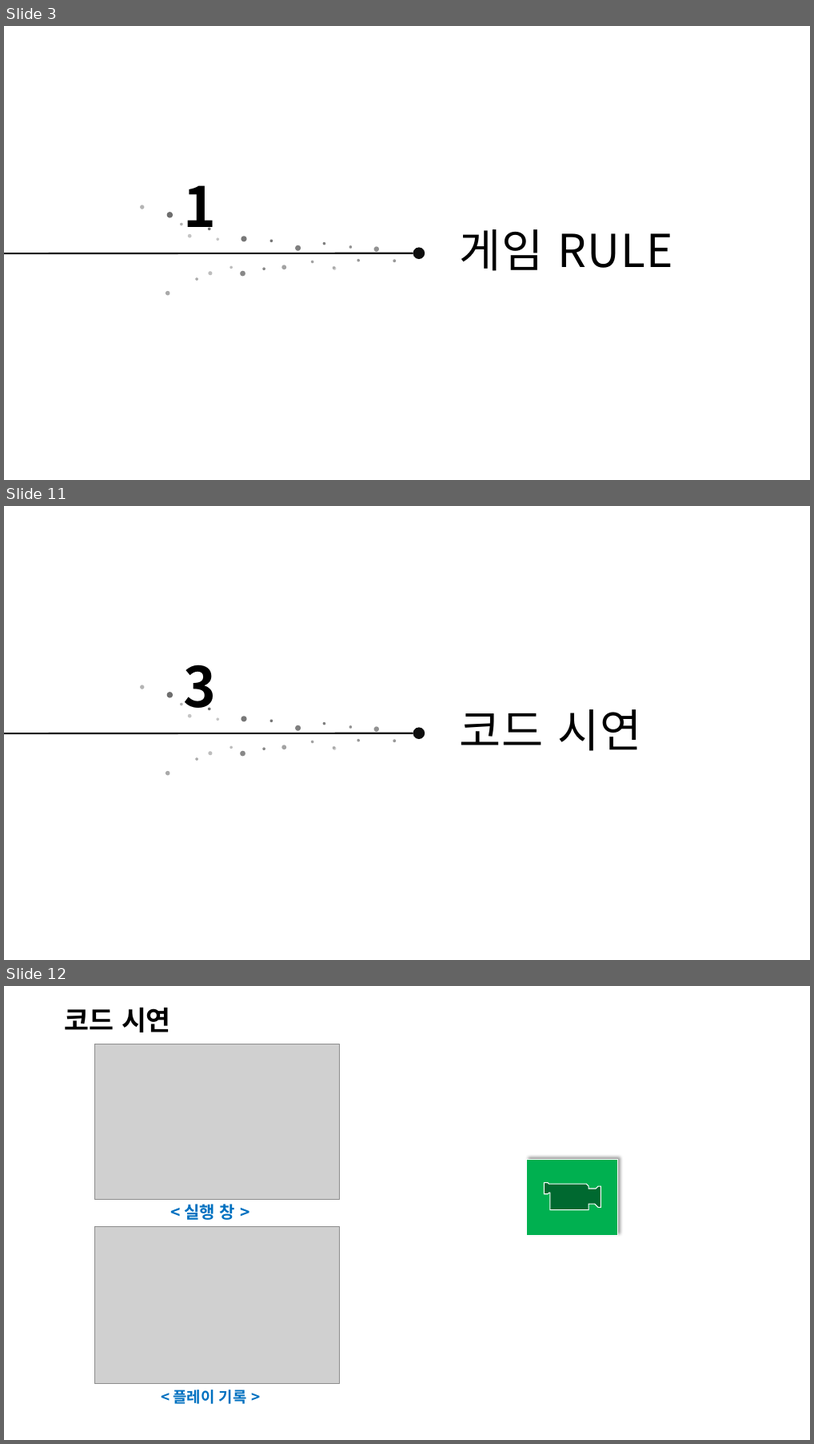
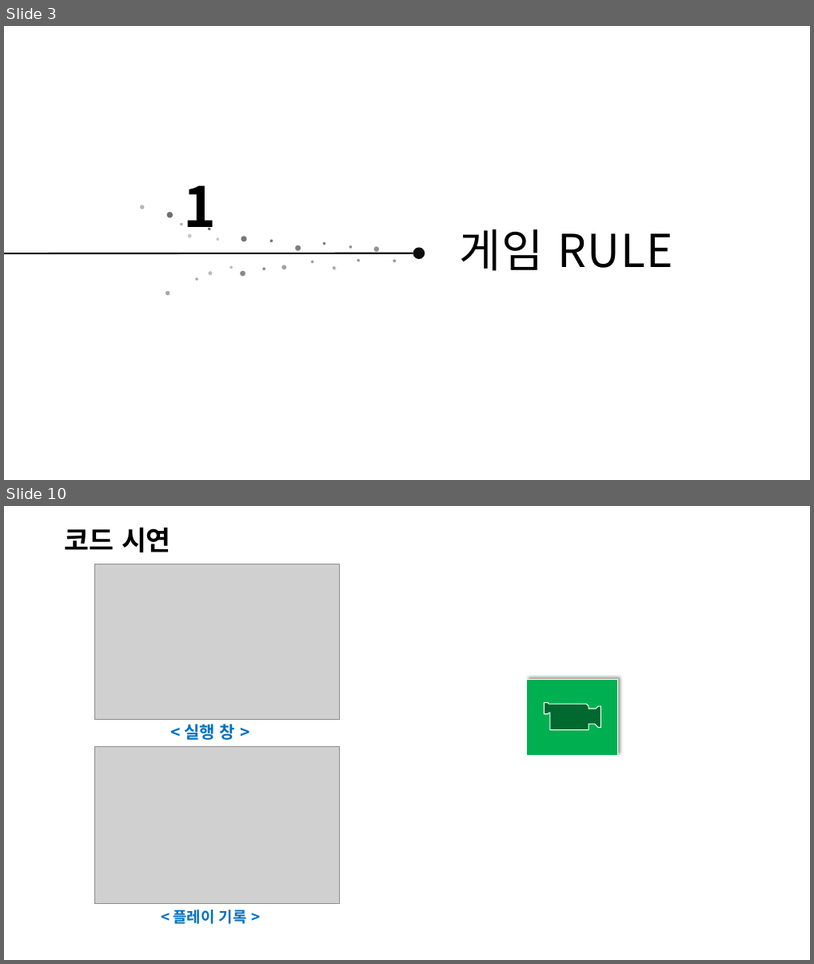
Before and after one commit to aldzl923/C-, a slide deck: Sudoku/C++_프로젝트_스도쿠게임.pptx. Shown one above the other, each under a label of ours: slides 3, 11 and 12 before the commit, slides 3 and 10 after it; the slides between them are not shown. The pictures are 814x1444 and 814x964 pixels, drawn with LibreOffice and Linux fonts; fonts in the diff are those of the drawing; grey boxes stand for pictures; background and template pictures are left out. Boxes give left, top, right and bottom in pixels: in the first picture for what was removed or moved away, otherwise in the second. Text is boxed around its words. In the diff, an @@ line names an element or a change of style, - is before the commit and + after.

```diff
--- a/Sudoku/C++_프로젝트_스도쿠게임.pptx
+++ b/Sudoku/C++_프로젝트_스도쿠게임.pptx
@@ slide 11 removed at bbox=[4, 506, 810, 960], background picture (left out) @@
@@ text removed at bbox=[184, 664, 217, 717] @@
-3
@@ text removed at bbox=[459, 709, 642, 751] @@
-코드 시연
@@ line removed from (4, 733) to (414, 733) @@
@@ ellipse removed at bbox=[414, 728, 425, 739] @@
@@ group removed at bbox=[140, 685, 396, 776]: 12 ellipses @@
@@ group removed at bbox=[180, 703, 360, 760]: 12 ellipses @@
@@ what was slide 12 is now slide 10 @@
```
Also in this commit, not shown: 7 slides changed, 2 slides added, 1 other slide removed, 2 other files.
